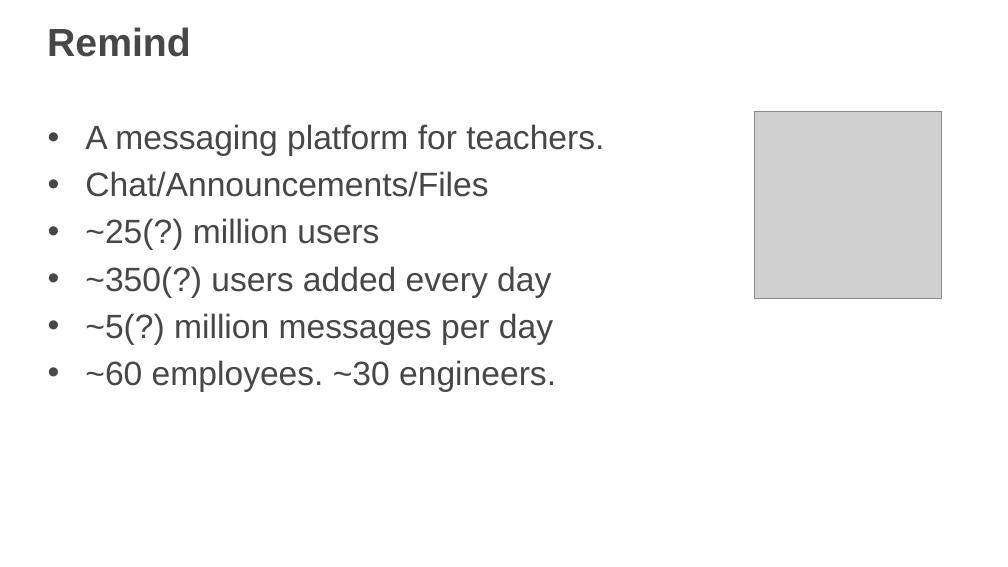
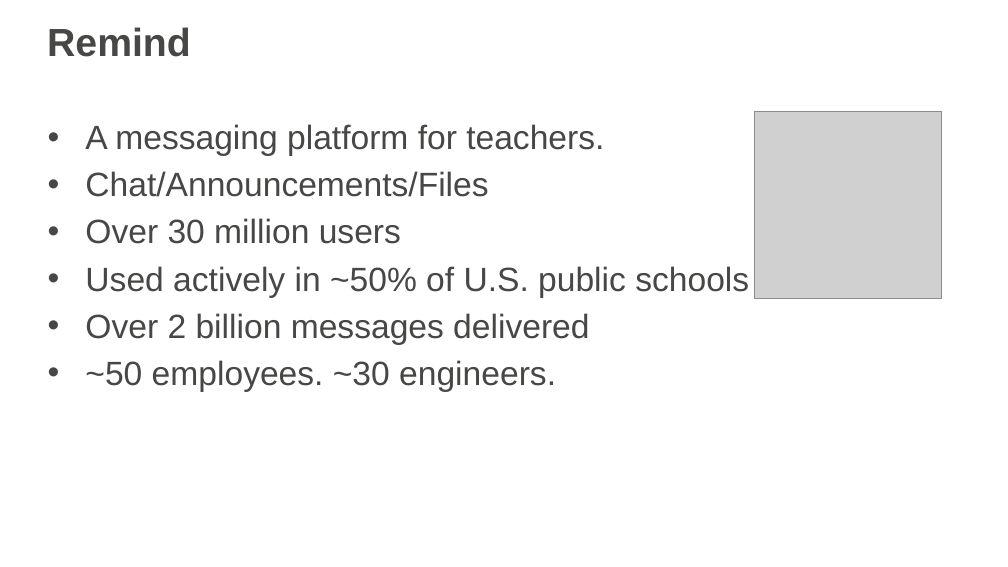
Before and after one commit to remind101/reInvent-2015, a slide deck: slide 4 of slides/slides.pptx. Drawn at 1008x567 pixels with LibreOffice and Linux fonts; fonts in the diff are those of the drawing; grey boxes stand for pictures; background and template pictures are left out. Boxes give left, top, right and bottom in pixels: in the first picture for what was removed or moved away, otherwise in the second. Text is boxed around its words. In the diff, an @@ line names an element or a change of style, - is before the commit and + after.

```diff
--- a/slides/slides.pptx
+++ b/slides/slides.pptx
@@ text at [85, 218, 749, 392]: text changed @@
-• ~25(?) million users
-• ~350(?) users added every day
-• ~5(?) million messages per day
-• ~60 employees. ~30 engineers.
+• Over 30 million users
+• Used actively in ~50% of U.S. public schools
+• Over 2 billion messages delivered
+• ~50 employees. ~30 engineers.
```
Also in this commit, not shown: 1 other slide changed.
